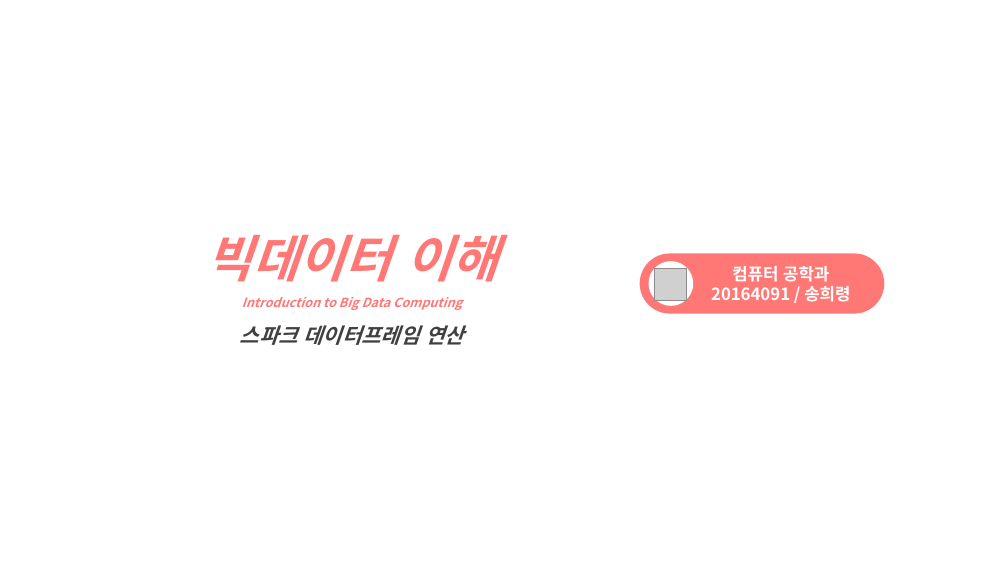
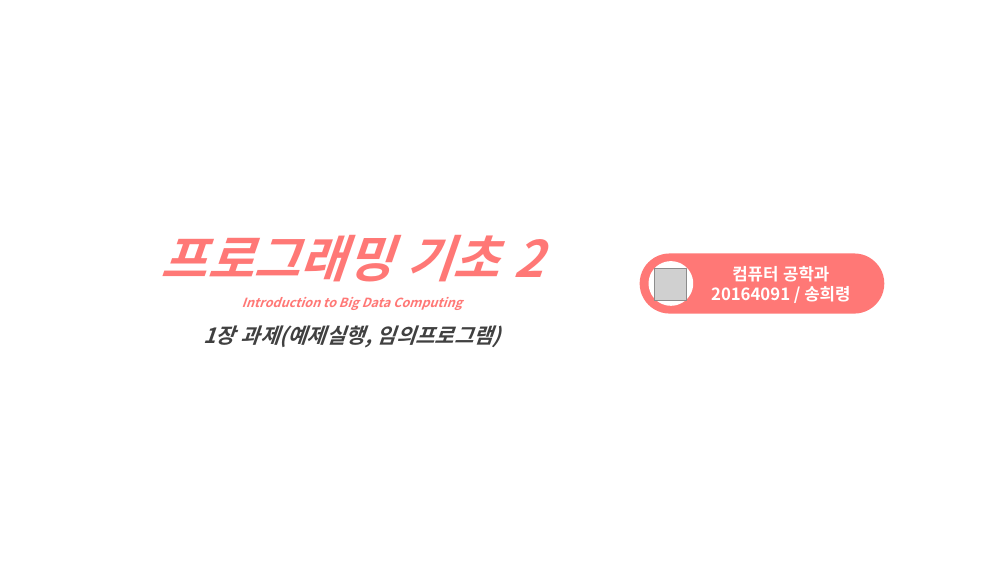
Before and after one commit to yooatom2200/Programing_Base_2, a slide deck: slide 1 of 1장/20164091-송희령-7주차 과제1.pptx. Drawn at 1008x567 pixels with LibreOffice and Linux fonts; fonts in the diff are those of the drawing; grey boxes stand for pictures. Boxes give left, top, right and bottom in pixels: in the first picture for what was removed or moved away, otherwise in the second. Text is boxed around its words. In the diff, an @@ line names an element or a change of style, - is before the commit and + after.

Commit message:
예제2 완성

```diff
--- a/1장/20164091-송희령-7주차 과제1.pptx
+++ b/1장/20164091-송희령-7주차 과제1.pptx
@@ text at [161,235,544,282]: text changed @@
-빅데이터 이해
+프로그래밍 기초 2
@@ text at [203,325,501,348]: text changed @@
-스파크 데이터프레임 연산
+1장 과제(예제실행, 임의프로그램)
```
Also in this commit, not shown: 5 slides added, 41 slides removed, 3 other files.
